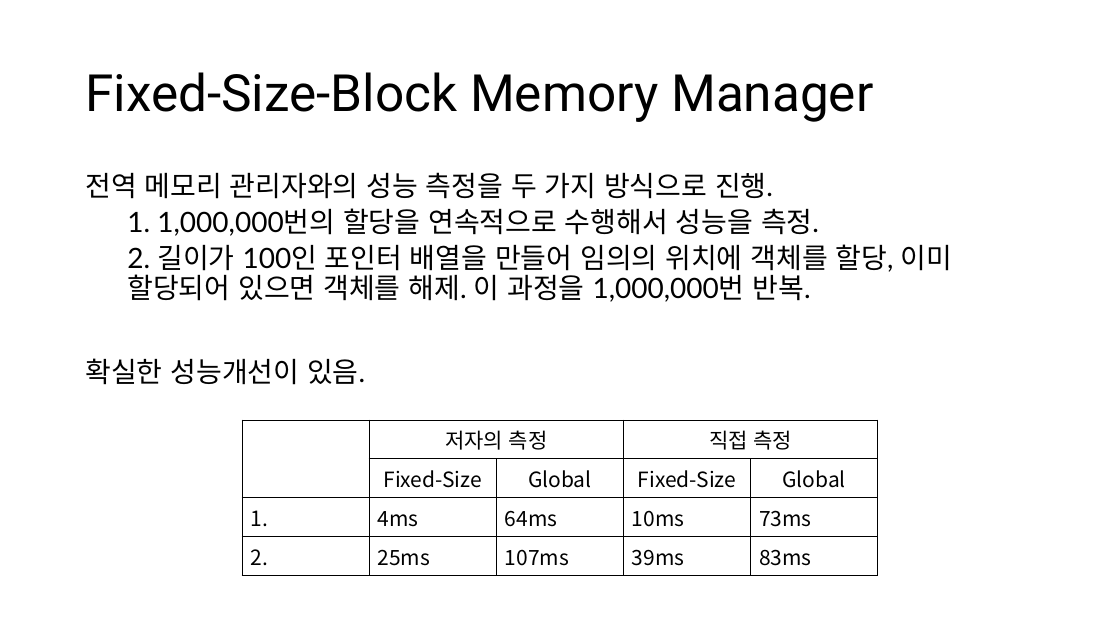
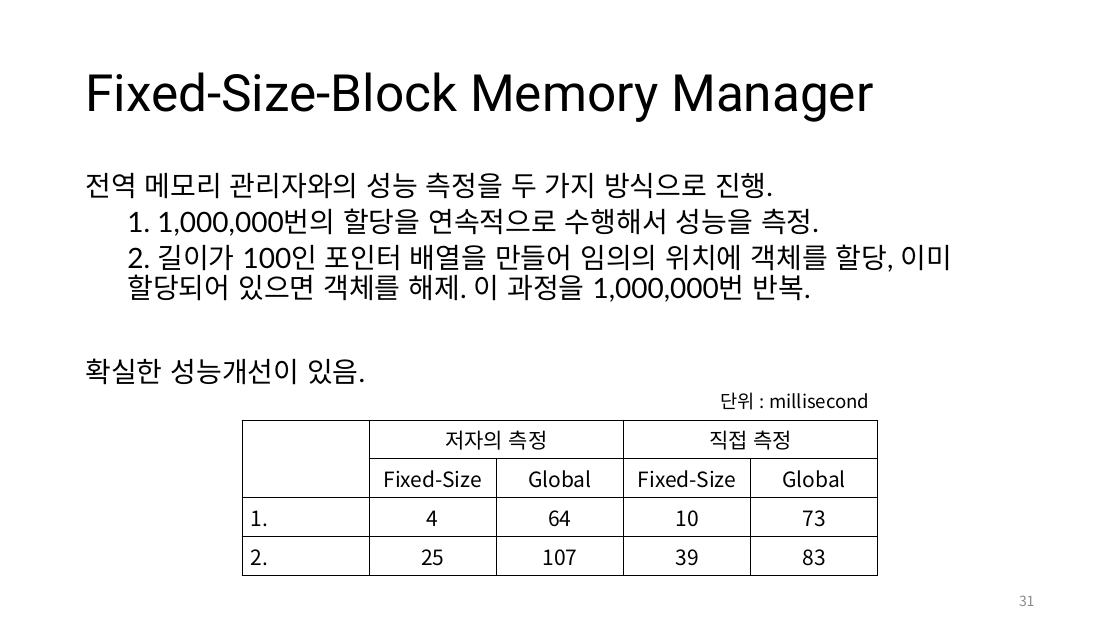
Before and after one commit to CppKorea/OptimizedCppStudy, a slide deck: slide 31 of 13th Study/Optimized C++ Study - Chapter 13, Optimize Memory Management.pptx. Drawn at 1120x630 pixels with LibreOffice and Linux fonts; fonts in the diff are those of the drawing. Boxes give left, top, right and bottom in pixels: in the first picture for what was removed or moved away, otherwise in the second. Text is boxed around its words. In the diff, an @@ line names an element or a change of style, - is before the commit and + after.

```diff
--- a/13th Study/Optimized C++ Study - Chapter 13, Optimize Memory Management.pptx
+++ b/13th Study/Optimized C++ Study - Chapter 13, Optimize Memory Management.pptx
@@ text added at [720,392,869,410], 16 pt, text #000000 @@
+단위 : millisecond
@@ table at [242,420,876,570] @@
-row 3: 1. | 4ms | 64ms | 10ms | 73ms
+row 3: 1. | 4 | 64 | 10 | 73
-row 4: 2. | 25ms | 107ms | 39ms | 83ms
+row 4: 2. | 25 | 107 | 39 | 83
@@ page number added at [1019,595,1035,606], 12 pt, text #8C8C8C @@
+31
```
Also in this commit, not shown: 39 other slides changed, 13 slides added.
